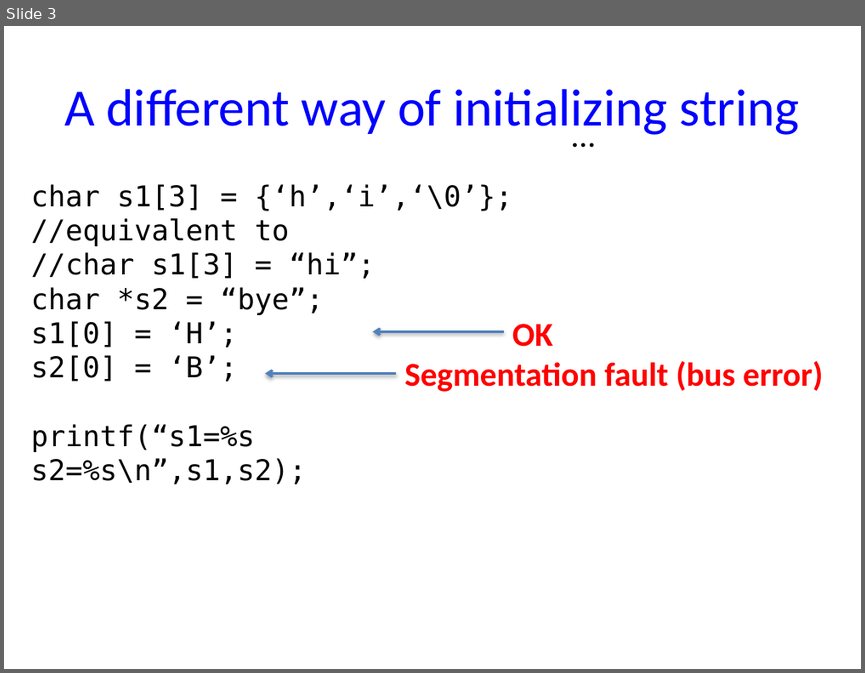
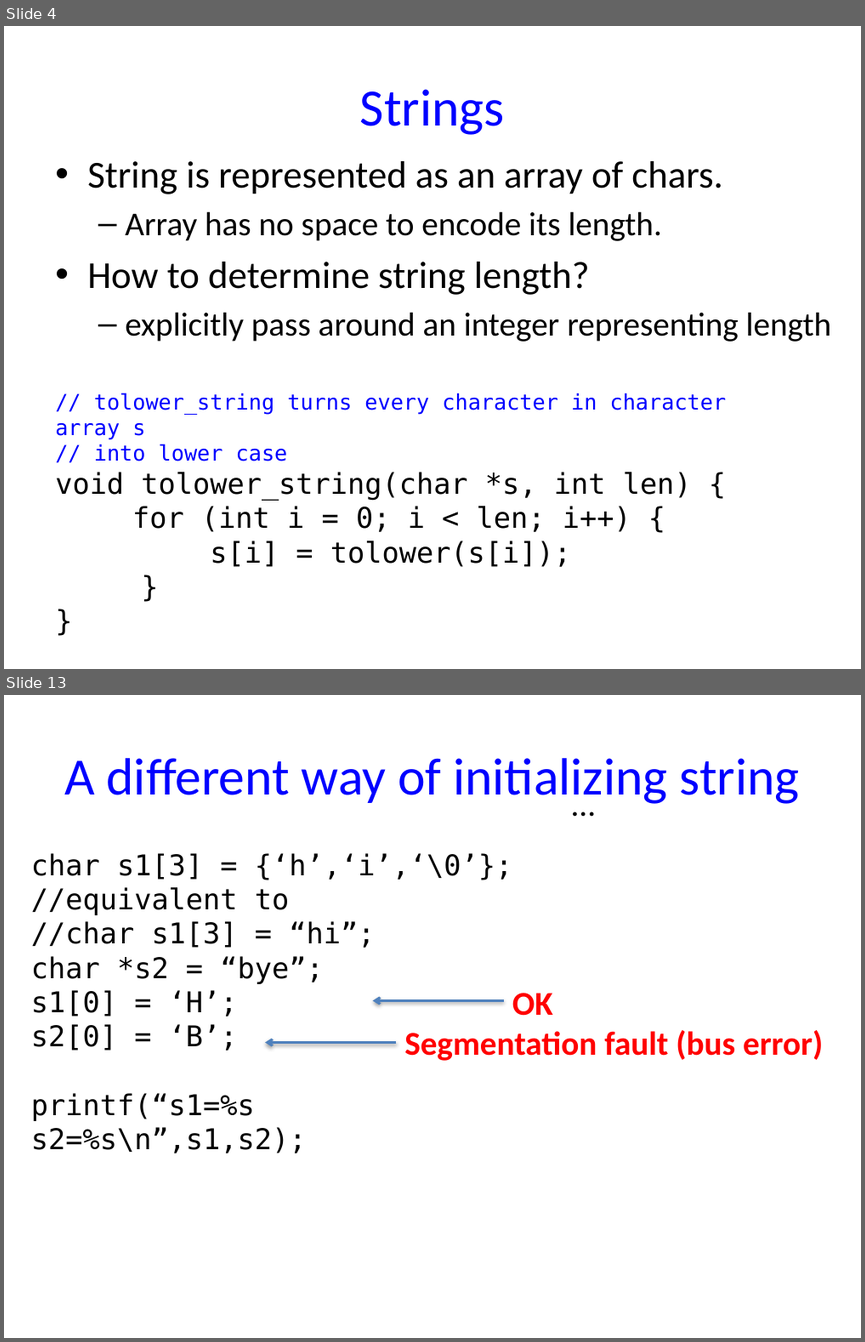
Before and after one commit to NYU-CSO/nyu-cso.github.io, a slide deck: notes/07-structs_malloc_2d.pptx. Shown one above the other, each under a label of ours: slide 3 before the commit, slides 4 and 13 after it; the slides between them are not shown. The pictures are 865x673 and 865x1342 pixels, drawn with LibreOffice and Linux fonts; fonts in the diff are those of the drawing. Boxes give left, top, right and bottom in pixels: in the first picture for what was removed or moved away, otherwise in the second. Text is boxed around its words. In the diff, an @@ line names an element or a change of style, - is before the commit and + after.

```diff
--- a/notes/07-structs_malloc_2d.pptx
+++ b/notes/07-structs_malloc_2d.pptx
@@ slide 4 added at box(4, 26, 861, 669), background #FFFFFF @@
@@ title added at box(360, 89, 505, 135), 44 pt, text #0000FF @@
+Strings
@@ text added at box(87, 161, 832, 341), 28 pt, text #000000 @@
+• String is represented as an array of chars.
+  – Array has no space to encode its length.
+• How to determine string length?
+  – explicitly pass around an integer representing length
@@ text added at box(55, 392, 726, 567), 24 pt, text #000000 @@
+// tolower_string turns every character in character array s
+// into lower case
+void tolower_string(char *s, int len) {
+for (int i = 0; i < len; i++) {
+s[i] = tolower(s[i]);
+}
+}
@@ what was slide 3 is now slide 13 @@
```
Also in this commit, not shown: 3 slides changed, 18 other slides added, 3 slides removed, 3 other files.
